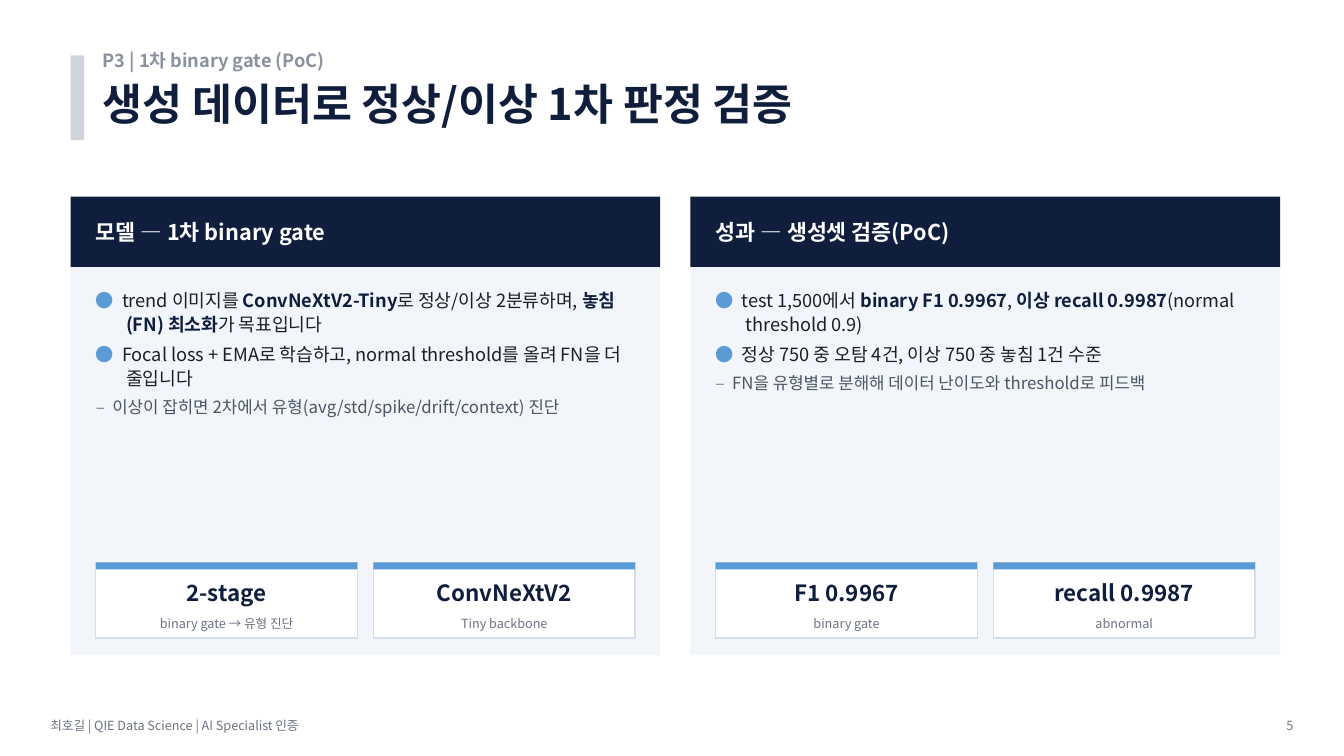
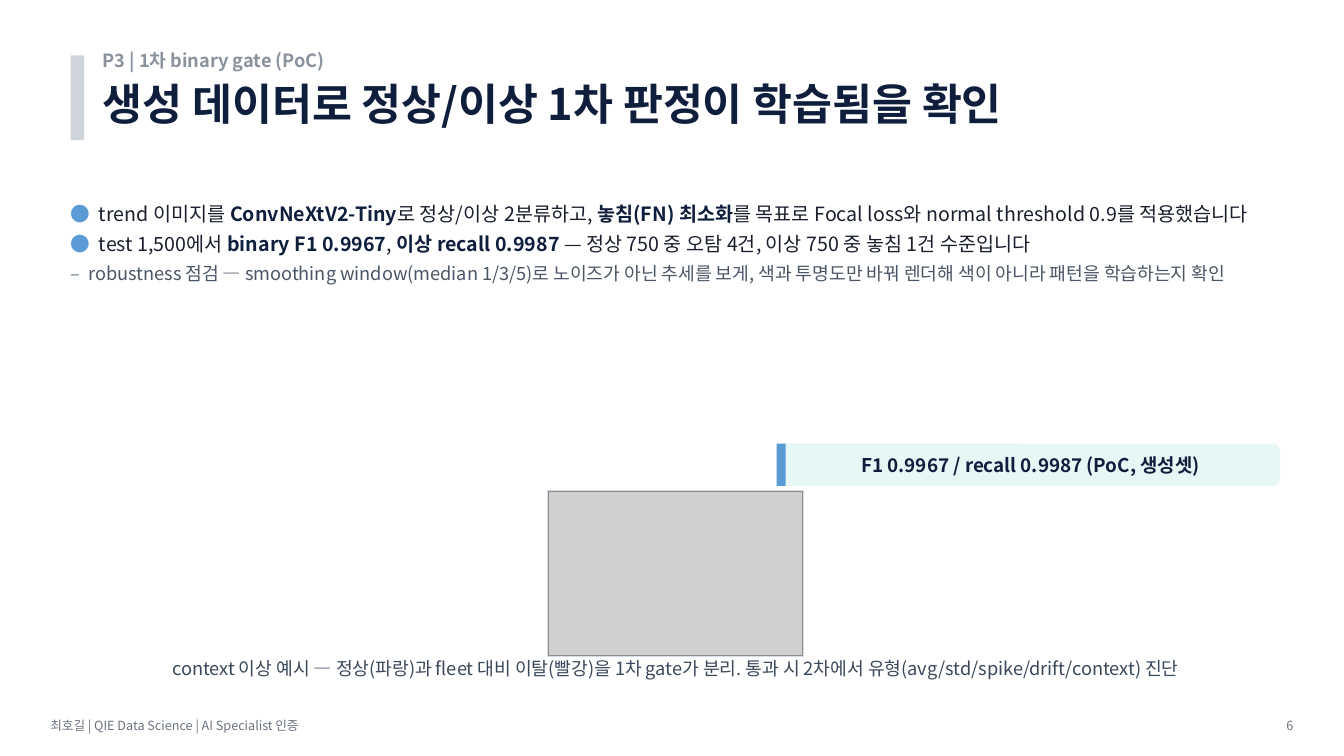
Before and after one commit to hogil/fbm_paper, a slide deck: slide 6 of recommendation/presentation/발표_P3_데이터생성_최호길.pptx (slide 5 before the commit). Drawn at 1344x756 pixels with LibreOffice and Linux fonts; fonts in the diff are those of the drawing; grey boxes stand for pictures. Boxes give left, top, right and bottom in pixels: in the first picture for what was removed or moved away, otherwise in the second. Text is boxed around its words. In the diff, an @@ line names an element or a change of style, - is before the commit and + after.

```diff
--- a/recommendation/presentation/발표_P3_데이터생성_최호길.pptx
+++ b/recommendation/presentation/발표_P3_데이터생성_최호길.pptx
@@ text at [103, 83, 1002, 128]: text changed @@
-생성 데이터로 정상/이상 1차 판정 검증
+생성 데이터로 정상/이상 1차 판정이 학습됨을 확인
@@ rectangle removed at [71, 197, 660, 267] @@
@@ text added at [88, 204, 1248, 285], 14 pt, text #1A1F2E @@
+● trend 이미지를 ConvNeXtV2-Tiny로 정상/이상 2분류하고, 놓침(FN) 최소화를 목표로 Focal loss와 normal threshold 0.9를 적용했습니다
+● test 1,500에서 binary F1 0.9967, 이상 recall 0.9987 — 정상 750 중 오탐 4건, 이상 750 중 놓침 1건 수준입니다
+  – robustness 점검 — smoothing window(median 1/3/5)로 노이즈가 아닌 추세를 보게, 색과 투명도만 바꿔 렌더해 색이 아니라 패턴을 학습하는지 확인
@@ rectangle removed at [691, 197, 1280, 267] @@
@@ text removed at [96, 221, 325, 245] @@
-모델 — 1차 binary gate
@@ text removed at [716, 221, 950, 245] @@
-성과 — 생성셋 검증(PoC)
@@ rectangle removed at [71, 267, 660, 655] @@
@@ rectangle removed at [691, 267, 1280, 655] @@
@@ text removed at [112, 291, 622, 417] @@
-● trend 이미지를 ConvNeXtV2-Tiny로 정상/이상 2분류하며, 놓침(FN) 최소화가 목표입니다
-● Focal loss + EMA로 학습하고, normal threshold를 올려 FN을 더 줄입니다
-  – 이상이 잡히면 2차에서 유형(avg/std/spike/drift/context) 진단
@@ text removed at [732, 291, 1235, 391] @@
-● test 1,500에서 binary F1 0.9967, 이상 recall 0.9987(normal threshold 0.9)
-● 정상 750 중 오탐 4건, 이상 750 중 놓침 1건 수준
-  – FN을 유형별로 분해해 데이터 난이도와 threshold로 피드백
@@ rounded rectangle added at [777, 444, 1281, 486], fill #E6F7F6 @@
@@ rectangle added at [777, 444, 786, 486], fill #5B9BD5 @@
@@ text added at [861, 456, 1200, 476], 13.5 pt, text #0F1E3D, bold @@
+F1 0.9967 / recall 0.9987 (PoC, 생성셋)
@@ rectangle: place and size @@
-rectangle at [374, 563, 636, 638]
+rectangle at [547, 491, 804, 656]
@@ picture added at [548, 492, 803, 655] @@
@@ rectangle removed at [96, 563, 358, 638] @@
@@ rectangle removed at [96, 563, 358, 570] @@
@@ rectangle removed at [374, 563, 636, 570] @@
@@ rectangle removed at [716, 563, 978, 638] @@
@@ rectangle removed at [716, 563, 978, 570] @@
@@ rectangle removed at [994, 563, 1256, 638] @@
@@ rectangle removed at [994, 563, 1256, 570] @@
@@ text removed at [187, 584, 267, 607] @@
-2-stage
@@ text removed at [437, 584, 572, 602] @@
-ConvNeXtV2
@@ text removed at [794, 584, 899, 602] @@
-F1 0.9967
@@ text removed at [1054, 583, 1194, 602] @@
-recall 0.9987
@@ text removed at [160, 617, 293, 631] @@
-binary gate → 유형 진단
@@ text removed at [461, 618, 547, 631] @@
-Tiny backbone
@@ text removed at [813, 618, 879, 631] @@
-binary gate
@@ text removed at [1095, 618, 1152, 628] @@
-abnormal
@@ text added at [172, 659, 1178, 680], 13 pt, text #3A485C @@
+context 이상 예시 — 정상(파랑)과 fleet 대비 이탈(빨강)을 1차 gate가 분리. 통과 시 2차에서 유형(avg/std/spike/drift/context) 진단
@@ text at [1286, 720, 1293, 730]: text changed @@
-5
+6
```
Also in this commit, not shown: 3 other slides changed, 2 slides added, 1 slide removed, 7 other files.
